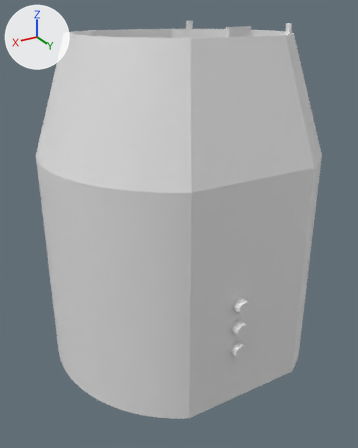
An edit to the Blender file 3D Objekt/V2/Becher.blend, drawn before and after from the same camera.
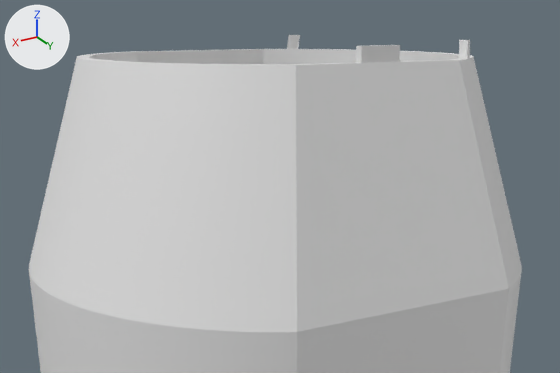
The first picture shows the older version from a 50 mm camera at (10.71, 17.87, 5.33) aimed at (0.11, 0.19, -3.51). The close-ups show both versions on the part from 5% to 96% of the width and 0% to 48% of the height of that picture; other places that the commit changed are outside them. The axes (+X, +Y, +Z) are drawn at upper left. The lights are the same throughout.

Names of what the first close-up shows: 'Leitung-3', 'Object'.
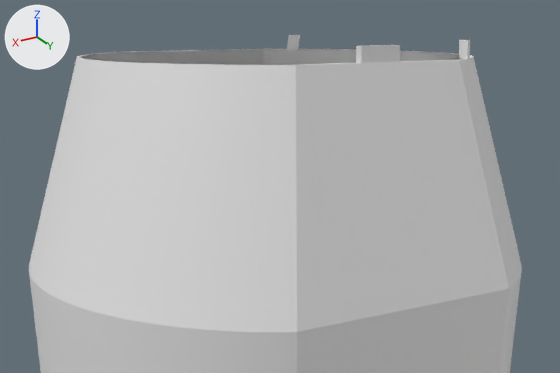
What changed in the scene script:
```text
Change ob_becher:
    remove ob_becher.hide_set(True)
```

What differs and where, as boxes [x1, y1, x2, y2] in the close-ups (560 x 373 px):
'Becher', shown
    after: [81, 49, 451, 65]
